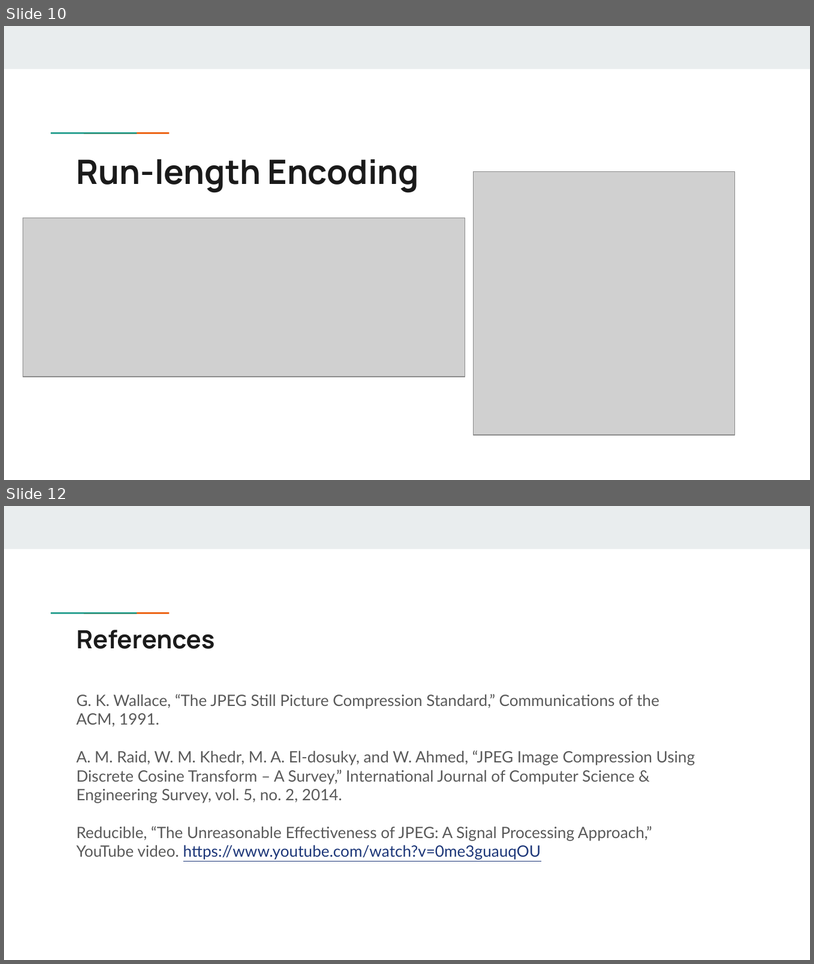
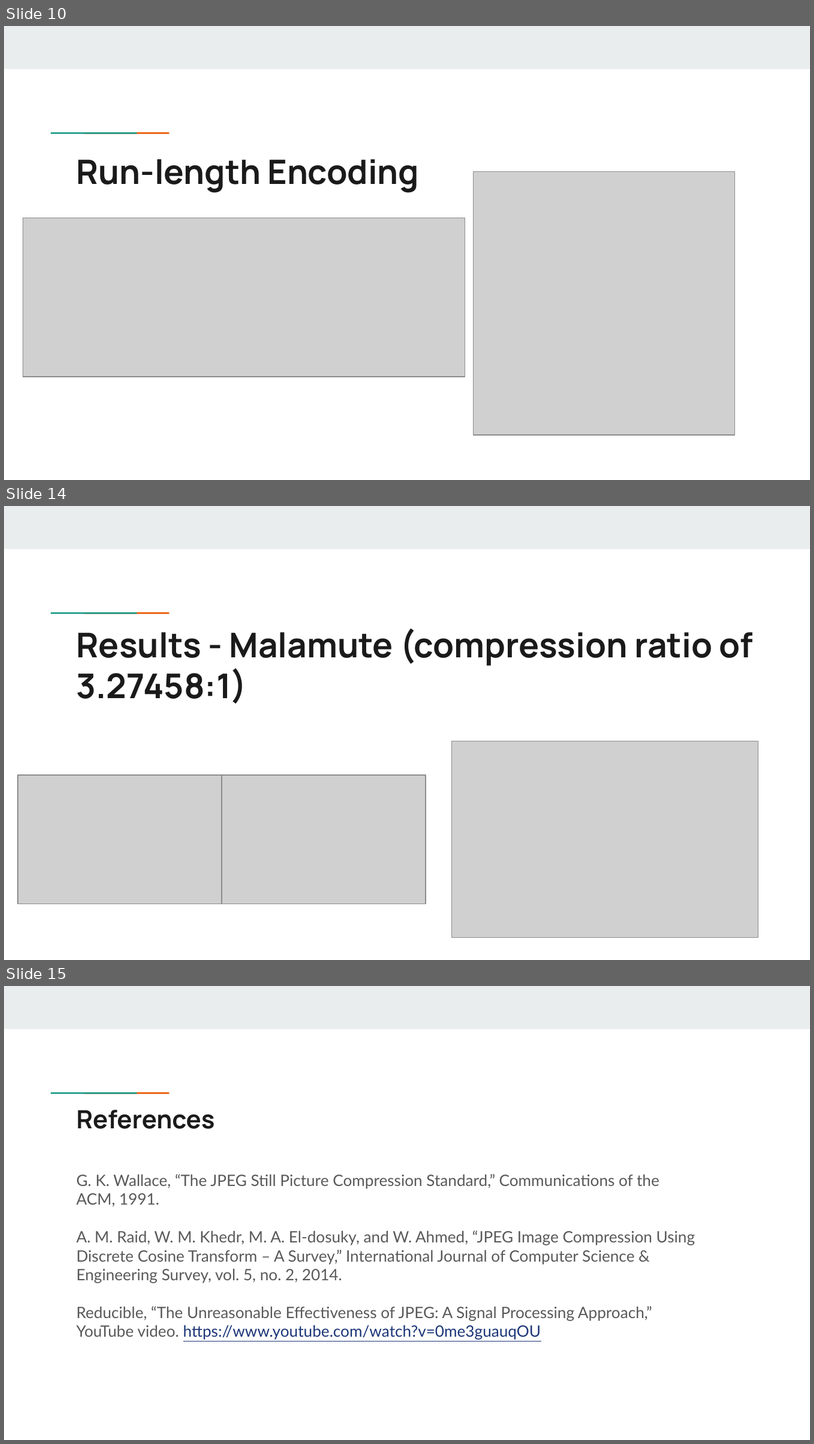
Before and after one commit to andreimocian/JPEG_Compression, a slide deck: JPEG compression.pptx. Shown one above the other, each under a label of ours: slides 10 and 12 before the commit, slides 10, 14 and 15 after it; the slides between them are not shown. The pictures are 814x964 and 814x1444 pixels, drawn with LibreOffice and Linux fonts; fonts in the diff are those of the drawing; grey boxes stand for pictures. Boxes give left, top, right and bottom in pixels: in the first picture for what was removed or moved away, otherwise in the second. Text is boxed around its words. In the diff, an @@ line names an element or a change of style, - is before the commit and + after.

Commit message:
Added results in presentation

```diff
--- a/JPEG compression.pptx
+++ b/JPEG compression.pptx
@@ slide 14 added at (4, 506, 810, 960), background #FFFFFF @@
@@ rectangle added at (4, 506, 810, 549), fill #E9EDEE @@
@@ rectangle added at (77, 611, 110, 615), fill #1A9988 @@
@@ rectangle added at (110, 611, 143, 615), fill #EB5600 @@
@@ title added at (77, 628, 753, 703), 30.4 pt, text #1A1A1A, bold @@
+Results - Malamute (compression ratio of 3.27458:1)
@@ picture added at (452, 741, 758, 937) @@
@@ picture added at (18, 775, 222, 904) @@
@@ picture added at (222, 775, 426, 904) @@
@@ what was slide 12 is now slide 15 @@
```
Also in this commit, not shown: 1 slide changed, 2 other slides added, 1 other file.
